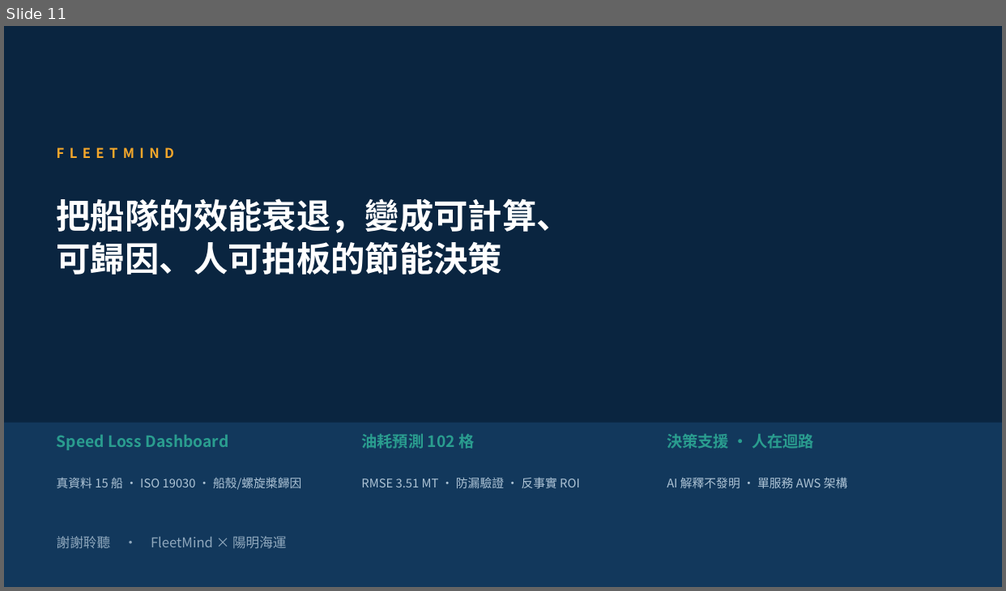
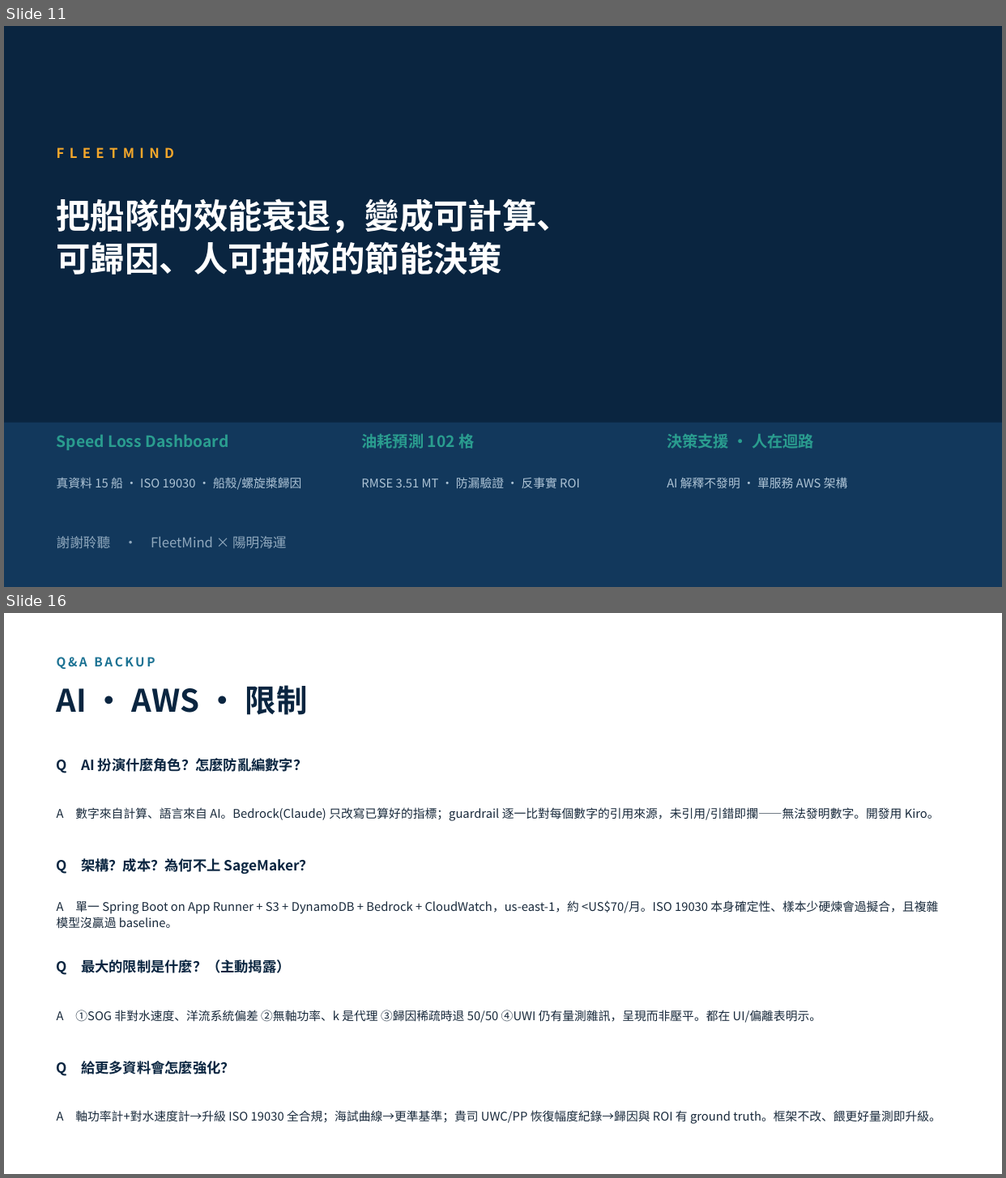
Before and after one commit to wsx5031060310guy/fleetmind-yang-ming-hackathon, a slide deck: presentation/fleetmind-proposal-deck.pptx. Shown one above the other, each under a label of ours: slide 11 before the commit, slides 11 and 16 after it; the slides between them are not shown. The pictures are 1006x591 and 1006x1178 pixels, drawn with LibreOffice and Linux fonts; fonts in the diff are those of the drawing. Boxes give left, top, right and bottom in pixels: in the first picture for what was removed or moved away, otherwise in the second. Text is boxed around its words. In the diff, an @@ line names an element or a change of style, - is before the commit and + after.

```diff
--- a/presentation/fleetmind-proposal-deck.pptx
+++ b/presentation/fleetmind-proposal-deck.pptx
@@ slide 16 added at (4,613,1002,1174), background #FFFFFF @@
@@ text added at (57,657,155,669), 12 pt, text #1C7293, bold @@
+Q&A BACKUP
@@ text added at (57,685,308,715), 30 pt, text #0A2540, bold @@
+AI · AWS · 限制
@@ text added at (57,758,308,773), 13.5 pt, text #0A2540, bold @@
+Q AI 扮演什麼角色？怎麼防亂編數字？
@@ text added at (57,807,940,821), 11.5 pt, text #18293B @@
+A 數字來自計算、語言來自 AI。Bedrock(Claude) 只改寫已算好的指標；guardrail 逐一比對每個數字的引用來源，未引用/引錯即攔——無法發明數字。開發用 Kiro。
@@ text added at (57,858,314,875), 13.5 pt, text #0A2540, bold @@
+Q 架構？成本？為何不上 SageMaker？
@@ text added at (57,901,938,928), 11.5 pt, text #18293B @@
+A 單一 Spring Boot on App Runner + S3 + DynamoDB + Bedrock + CloudWatch，us-east-1，約 <US$70/月。ISO 19030 本身確定性、樣本少硬煉會過擬合，且複雜模型沒贏過 baseline。
@@ text added at (57,960,291,975), 13.5 pt, text #0A2540, bold @@
+Q 最大的限制是什麼？（主動揭露）
@@ text added at (57,1010,821,1023), 11.5 pt, text #18293B @@
+A ①SOG 非對水速度、洋流系統偏差 ②無軸功率、k 是代理 ③歸因稀疏時退 50/50 ④UWI 仍有量測雜訊，呈現而非壓平。都在 UI/偏離表明示。
@@ text added at (57,1061,235,1076), 13.5 pt, text #0A2540, bold @@
+Q 給更多資料會怎麼強化？
@@ text added at (57,1110,941,1124), 11.5 pt, text #18293B @@
+A 軸功率計+對水速度計→升級 ISO 19030 全合規；海試曲線→更準基準；貴司 UWC/PP 恢復幅度紀錄→歸因與 ROI 有 ground truth。框架不改、餵更好量測即升級。
```
Also in this commit, not shown: 1 slide changed, 3 other slides added, 1 slide removed, 1 other file.
